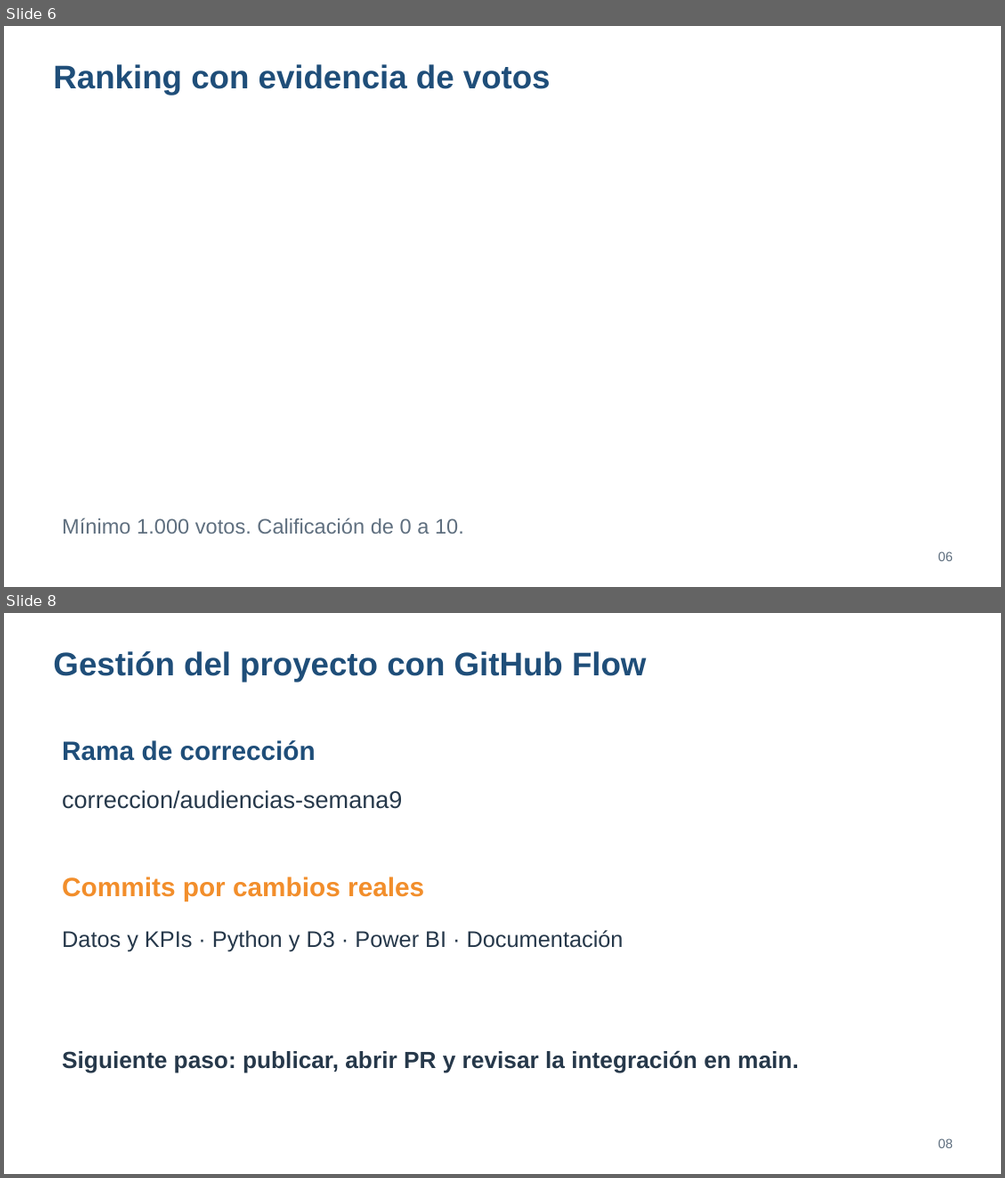
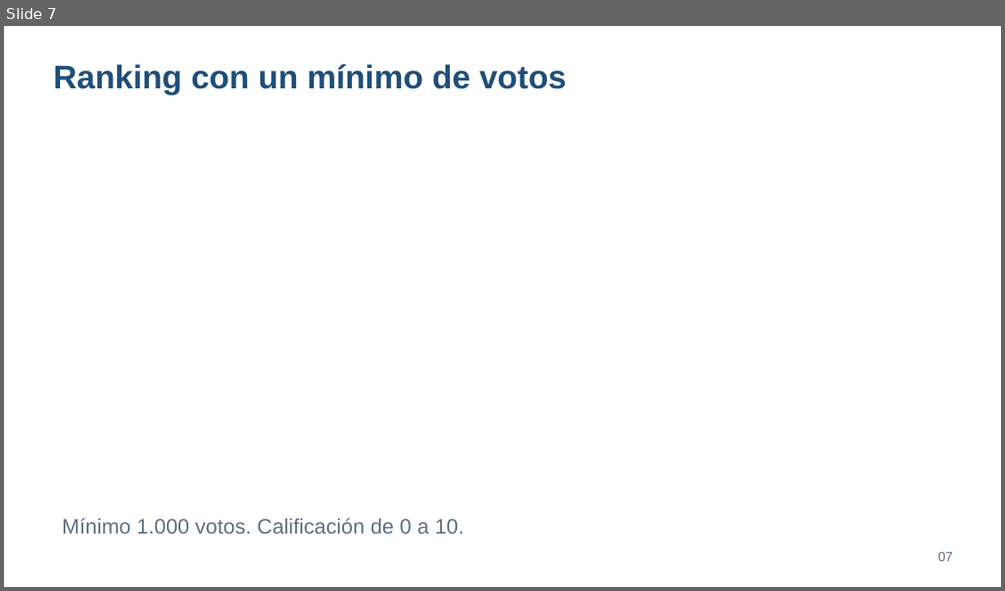
Before and after one commit to vicezepeda/STREAMVIEW-ANALYTICS, a slide deck: docs/Presentacion_StreamView_Semana9.pptx. Shown one above the other, each under a label of ours: slides 6 and 8 before the commit, slide 7 after it; the slides between them are not shown. The pictures are 1005x1178 and 1005x591 pixels, drawn with LibreOffice and Linux fonts; fonts in the diff are those of the drawing. Boxes give left, top, right and bottom in pixels: in the first picture for what was removed or moved away, otherwise in the second. Text is boxed around its words. In the diff, an @@ line names an element or a change of style, - is before the commit and + after.

Commit message:
fix: revisar entrega final y hacer reproducible la ejecucion Python

```diff
--- a/docs/Presentacion_StreamView_Semana9.pptx
+++ b/docs/Presentacion_StreamView_Semana9.pptx
@@ slide 8 removed at [4,613,1001,1174], background #FFFFFF @@
@@ text removed at [53,651,647,682] @@
-Gestión del proyecto con GitHub Flow
@@ text removed at [62,740,316,761] @@
-Rama de corrección
@@ text removed at [62,790,402,809] @@
-correccion/audiencias-semana9
@@ text removed at [62,876,424,900] @@
-Commits por cambios reales
@@ text removed at [62,930,623,951] @@
-Datos y KPIs · Python y D3 · Power BI · Documentación
@@ text removed at [62,1050,799,1073] @@
-Siguiente paso: publicar, abrir PR y revisar la integración en main.
@@ text removed at [938,1138,953,1148] @@
-08
@@ what was slide 6 is now slide 7 @@
@@ slide 7 changed as well @@
@@ text at [53,64,566,95]: text changed @@
-Ranking con evidencia de votos
+Ranking con un mínimo de votos
@@ text at [938,551,953,561]: text changed @@
-06
+07
```
Also in this commit, not shown: 6 other slides changed, 5 slides added, 2 other slides removed, 27 other files.
